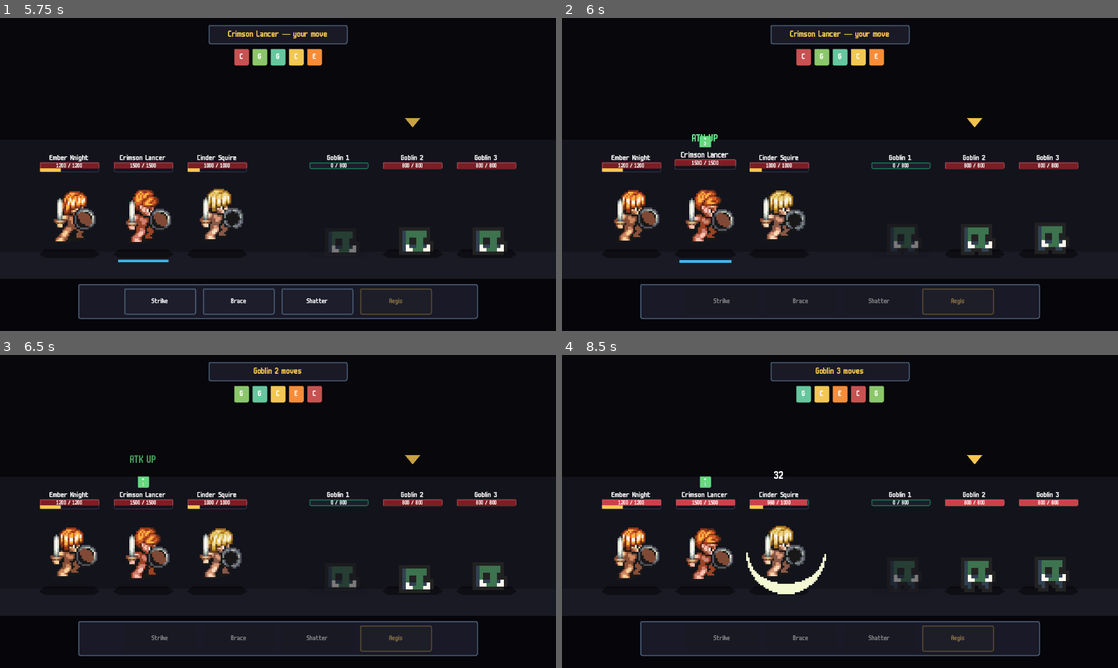
Above: before the commit, frames 1-4 (two rows, left to right).
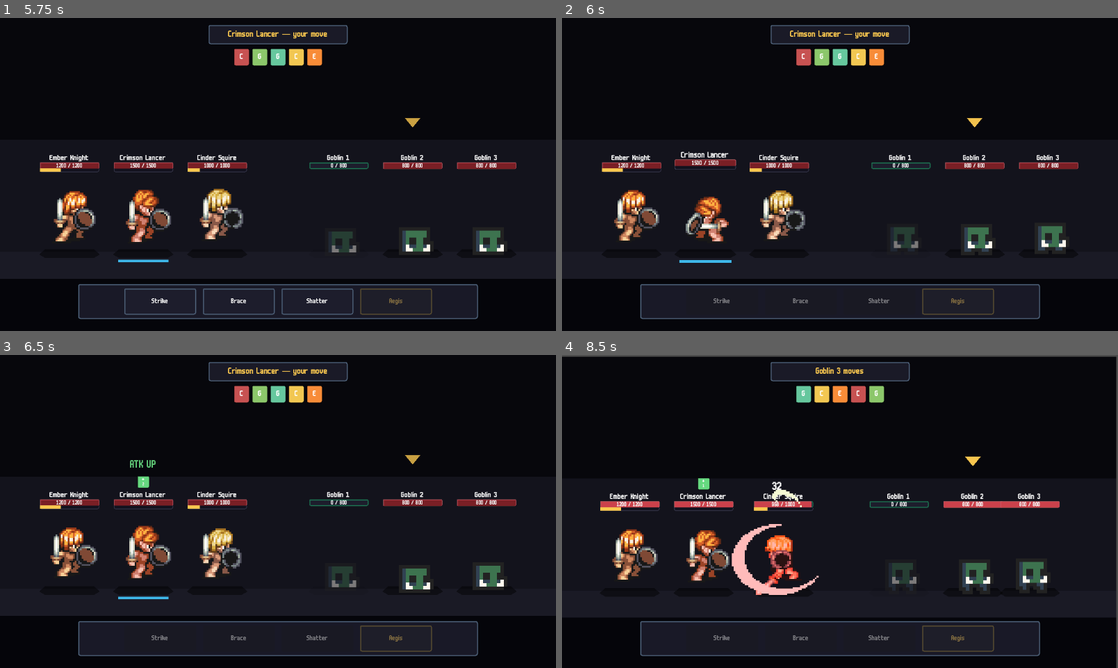
Above: after the commit, the same moments.

Repository: joppe2001/Vaelthorn
Game: Godot game, scene res://scenes/title/title.tscn
Same seed, same stepped clock (60 frames per second), same inputs: the game is played once before the commit and once after it.
Inputs (mouse positions are in pixels of both pictures, inside the frame that each line leads up to):
- Up to frame 1 (5.75 s): tap Enter at 0.5 s; move the mouse to (400, 158) at 0.52 s; click (400, 158) at 0.67 s; click "Enter Battle" at 1.25 s; click "Start Battle" at 2 s; click "Strike" at 2.75 s; move the mouse to (66, 205) at 3.52 s; click (66, 205) at 3.67 s; click "Flame Slash" at 4.25 s; move the mouse to (144, 205) at 5.02 s; click (144, 205) at 5.17 s
- Up to frame 2 (6 s): click "Brace" at 5.75 s
- Up to frame 3 (6.5 s): no input
- Up to frame 4 (8.5 s): move the mouse to (778, 542) at 6.52 s; click (778, 542) at 6.67 s; move the mouse to (901, 542) at 7.27 s; click (901, 542) at 7.42 s; move the mouse to (973, 542) at 8.02 s; click (973, 542) at 8.17 s

Frame 1 is identical in both runs. In frame 2, 1.0% of the frame differs, in the area x 22-31%, y 37-72%; in frame 3, 1.6%; in frame 4, 7.8%, in the area x 0-100%, y 0-100%.

Commit message:
feat: self-skills play a real defensive / channel pose (Phase 4d)
Brace, Aegis, and Mend used to just trigger a scale puff on the
caster. They now play actual Mana Seed body poses from pONE2:

  brace / aegis -> "brace" anim: east-facing crouch, head down,
                   shield raised in front of the face. Held 0.6s.
  mend          -> "cast"  anim: upright guard pose, shield up at
                   chest level. Held 0.6s. The green heal popup
                   still sells the heal, the pose just adds weight.

Each hero's SpriteFrames gets two new single-frame animations
sourced from row y=448 of armed_idle_sheet (cols 0 and 1, the
east-facing crouch and retreat sub-poses). unit.play_attack() now
treats an empty StringName as a no-op and only falls back to the
slash anim for offensive variants — defensive poses never silently
become a swing. _resolve_skill_self() looks up the pose via
SKILL_TO_BODY_ANIM and holds the stance for 0.30s before applying
the status / heal so the player sees the brace land.

Closes Phase 4c + 4d in TODO.md.

Diff:
--- a/data/spriteframes/cinder_squire_idle.tres
+++ b/data/spriteframes/cinder_squire_idle.tres
@@ -75,6 +75,14 @@
 [sub_resource type="AtlasTexture" id="AT_dead"]
 atlas = ExtResource("3_recovery")
 region = Rect2(448, 192, 64, 64)
+
+[sub_resource type="AtlasTexture" id="AT_brace"]
+atlas = ExtResource("1_armed")
+region = Rect2(0, 448, 64, 64)
+
+[sub_resource type="AtlasTexture" id="AT_cast"]
+atlas = ExtResource("1_armed")
+region = Rect2(64, 448, 64, 64)
 
 [resource]
 animations = [{
@@ -161,4 +169,20 @@
 "loop": false,
 "name": &"dead",
 "speed": 1.0
+}, {
+"frames": [{
+"duration": 0.6,
+"texture": SubResource("AT_brace")
+}],
+"loop": false,
+"name": &"brace",
+"speed": 1.0
+}, {
+"frames": [{
+"duration": 0.6,
+"texture": SubResource("AT_cast")
+}],
+"loop": false,
+"name": &"cast",
+"speed": 1.0
 }]
--- a/data/spriteframes/crimson_lancer_idle.tres
+++ b/data/spriteframes/crimson_lancer_idle.tres
@@ -75,6 +75,14 @@
 [sub_resource type="AtlasTexture" id="AT_dead"]
 atlas = ExtResource("3_recovery")
 region = Rect2(448, 192, 64, 64)
+
+[sub_resource type="AtlasTexture" id="AT_brace"]
+atlas = ExtResource("1_armed")
+region = Rect2(0, 448, 64, 64)
+
+[sub_resource type="AtlasTexture" id="AT_cast"]
+atlas = ExtResource("1_armed")
+region = Rect2(64, 448, 64, 64)
 
 [resource]
 animations = [{
@@ -161,4 +169,20 @@
 "loop": false,
 "name": &"dead",
 "speed": 1.0
+}, {
+"frames": [{
+"duration": 0.6,
+"texture": SubResource("AT_brace")
+}],
+"loop": false,
+"name": &"brace",
+"speed": 1.0
+}, {
+"frames": [{
+"duration": 0.6,
+"texture": SubResource("AT_cast")
+}],
+"loop": false,
+"name": &"cast",
+"speed": 1.0
 }]
--- a/data/spriteframes/ember_knight_idle.tres
+++ b/data/spriteframes/ember_knight_idle.tres
@@ -75,6 +75,14 @@
 [sub_resource type="AtlasTexture" id="AT_dead"]
 atlas = ExtResource("3_recovery")
 region = Rect2(448, 192, 64, 64)
+
+[sub_resource type="AtlasTexture" id="AT_brace"]
+atlas = ExtResource("1_armed")
+region = Rect2(0, 448, 64, 64)
+
+[sub_resource type="AtlasTexture" id="AT_cast"]
+atlas = ExtResource("1_armed")
+region = Rect2(64, 448, 64, 64)
 
 [resource]
 animations = [{
@@ -161,4 +169,20 @@
 "loop": false,
 "name": &"dead",
 "speed": 1.0
+}, {
+"frames": [{
+"duration": 0.6,
+"texture": SubResource("AT_brace")
+}],
+"loop": false,
+"name": &"brace",
+"speed": 1.0
+}, {
+"frames": [{
+"duration": 0.6,
+"texture": SubResource("AT_cast")
+}],
+"loop": false,
+"name": &"cast",
+"speed": 1.0
 }]
--- a/data/spriteframes/grove_priestess_idle.tres
+++ b/data/spriteframes/grove_priestess_idle.tres
@@ -75,6 +75,14 @@
 [sub_resource type="AtlasTexture" id="AT_dead"]
 atlas = ExtResource("3_recovery")
 region = Rect2(448, 192, 64, 64)
+
+[sub_resource type="AtlasTexture" id="AT_brace"]
+atlas = ExtResource("1_armed")
+region = Rect2(0, 448, 64, 64)
+
+[sub_resource type="AtlasTexture" id="AT_cast"]
+atlas = ExtResource("1_armed")
+region = Rect2(64, 448, 64, 64)
 
 [resource]
 animations = [{
@@ -161,4 +169,20 @@
 "loop": false,
 "name": &"dead",
 "speed": 1.0
+}, {
+"frames": [{
+"duration": 0.6,
+"texture": SubResource("AT_brace")
+}],
+"loop": false,
+"name": &"brace",
+"speed": 1.0
+}, {
+"frames": [{
+"duration": 0.6,
+"texture": SubResource("AT_cast")
+}],
+"loop": false,
+"name": &"cast",
+"speed": 1.0
 }]
--- a/data/spriteframes/stormarcher_idle.tres
+++ b/data/spriteframes/stormarcher_idle.tres
@@ -75,6 +75,14 @@
 [sub_resource type="AtlasTexture" id="AT_dead"]
 atlas = ExtResource("3_recovery")
 region = Rect2(448, 192, 64, 64)
+
+[sub_resource type="AtlasTexture" id="AT_brace"]
+atlas = ExtResource("1_armed")
+region = Rect2(0, 448, 64, 64)
+
+[sub_resource type="AtlasTexture" id="AT_cast"]
+atlas = ExtResource("1_armed")
+region = Rect2(64, 448, 64, 64)
 
 [resource]
 animations = [{
@@ -161,4 +169,20 @@
 "loop": false,
 "name": &"dead",
 "speed": 1.0
+}, {
+"frames": [{
+"duration": 0.6,
+"texture": SubResource("AT_brace")
+}],
+"loop": false,
+"name": &"brace",
+"speed": 1.0
+}, {
+"frames": [{
+"duration": 0.6,
+"texture": SubResource("AT_cast")
+}],
+"loop": false,
+"name": &"cast",
+"speed": 1.0
 }]
--- a/data/spriteframes/tideguard_idle.tres
+++ b/data/spriteframes/tideguard_idle.tres
@@ -75,6 +75,14 @@
 [sub_resource type="AtlasTexture" id="AT_dead"]
 atlas = ExtResource("3_recovery")
 region = Rect2(448, 192, 64, 64)
+
+[sub_resource type="AtlasTexture" id="AT_brace"]
+atlas = ExtResource("1_armed")
+region = Rect2(0, 448, 64, 64)
+
+[sub_resource type="AtlasTexture" id="AT_cast"]
+atlas = ExtResource("1_armed")
+region = Rect2(64, 448, 64, 64)
 
 [resource]
 animations = [{
@@ -161,4 +169,20 @@
 "loop": false,
 "name": &"dead",
 "speed": 1.0
+}, {
+"frames": [{
+"duration": 0.6,
+"texture": SubResource("AT_brace")
+}],
+"loop": false,
+"name": &"brace",
+"speed": 1.0
+}, {
+"frames": [{
+"duration": 0.6,
+"texture": SubResource("AT_cast")
+}],
+"loop": false,
+"name": &"cast",
+"speed": 1.0
 }]
--- a/scenes/battle/battle.gd
+++ b/scenes/battle/battle.gd
@@ -46,9 +46,14 @@
 	"mend":           &"",
 }
 
-# Per-skill BODY animation (Mana Seed pONE3 attack types).
-# "attack" plays the slash 1 row, "slash2" plays slash 2, "thrust" plays
-# the forward jab. Empty string => no body anim (SELF skills).
+# Per-skill BODY animation. Maps a skill id to a named animation in the
+# hero's SpriteFrames.
+#   "attack" — slash 1 (default basic attack)
+#   "slash2" — wider/heavier swing
+#   "thrust" — forward jab
+#   "brace"  — east-facing crouch w/ shield up (defensive buffs)
+#   "cast"   — upright guard pose (channeling heal / support)
+#   ""       — no body anim (use scale puff only)
 const SKILL_TO_BODY_ANIM := {
 	"basic_attack":   &"attack",
 	"flame_slash":    &"slash2",
@@ -56,9 +61,9 @@
 	"pyre_breaker":   &"slash2",
 	"crimson_blitz":  &"thrust",
 	"enemy_basic":    &"attack",
-	"brace":          &"",
-	"aegis":          &"",
-	"mend":           &"",
+	"brace":          &"brace",
+	"aegis":          &"brace",
+	"mend":           &"cast",
 }
 
 # Slight color shifts so identical-data slimes are visually distinct.
@@ -493,10 +498,16 @@
 func _resolve_skill_self(skill: SkillData, hero_idx: int) -> void:
 	var hero_unit: Node2D = _hero_units[hero_idx]
 	var hero_stats: Dictionary = _heroes_stats[hero_idx]
+	# Body pose (crouch for Brace/Aegis, guard-up for Mend). play_attack
+	# is a no-op for &"" and the animation auto-returns to idle when done.
+	var body_anim: StringName = SKILL_TO_BODY_ANIM.get(skill.id, &"")
+	hero_unit.play_attack(body_anim)
 	var puff := create_tween()
 	puff.tween_property(hero_unit, "scale", Vector2(1.06, 1.06), 0.10)
 	puff.tween_property(hero_unit, "scale", Vector2(1.0, 1.0), 0.18)
-	await get_tree().create_timer(0.15).timeout
+	# Hold the pose a beat before applying the effect so the brace / cast
+	# stance is clearly visible before the status icon / heal popup lands.
+	await get_tree().create_timer(0.30).timeout
 	var attacker_eff := _effective_stats(hero_stats, hero_unit.statuses)
 	var target_eff := _effective_stats(hero_stats, hero_unit.statuses)
 	await _resolve_skill(skill, attacker_eff, target_eff, _hero_id(hero_idx), _hero_id(hero_idx), hero_unit, hero_idx, true)
--- a/scenes/battle/unit.gd
+++ b/scenes/battle/unit.gd
@@ -85,20 +85,31 @@
 		_anim_sprite.play(&"idle")
 
 
-## Play an attack body animation. Non-blocking — animation_finished
-## brings the sprite back to idle automatically.
+## Play a one-shot body animation, then auto-return to idle via the
+## animation_finished hook. Non-blocking.
 ##
-## Default variant is "attack" (slash 1). Other variants currently shipped:
+## Currently shipped variants:
+##   "attack" — slash 1 (default for offensive skills)
 ##   "slash2" — wider/heavier swing
-##   "thrust" — forward jab (sword extends straight rather than swung)
-## Falls back to "attack" if the requested variant isn't in the SpriteFrames.
+##   "thrust" — forward jab
+##   "brace"  — east-facing crouch w/ shield up (Brace / Aegis)
+##   "cast"   — upright guard pose (Mend channel)
+##
+## Empty StringName => no-op (caller signalled "no body anim for this skill").
+## A missing offensive variant (slash2/thrust) falls back to "attack" so a
+## broken data wire still reads as a hit. Defensive poses (brace/cast) just
+## no-op when missing — we never want a heal silently becoming a slash.
 ## No-op for units without an AnimatedSprite2D (slimes/goblins).
 func play_attack(variant: StringName = &"attack") -> void:
+	if variant == &"": return
 	if not _using_anim_sprite: return
 	if _anim_sprite == null or _anim_sprite.sprite_frames == null: return
 	var anim: StringName = variant
 	if not _anim_sprite.sprite_frames.has_animation(anim):
-		anim = &"attack"
+		if variant in [&"slash2", &"thrust"]:
+			anim = &"attack"
+		else:
+			return
 	if not _anim_sprite.sprite_frames.has_animation(anim):
 		return
 	_anim_sprite.play(anim)
Not shown: 1 places in data/spriteframes/cinder_squire_idle.tres that only renumber resources
Not shown: 1 places in data/spriteframes/crimson_lancer_idle.tres that only renumber resources
Not shown: 1 places in data/spriteframes/ember_knight_idle.tres that only renumber resources
Not shown: 1 places in data/spriteframes/grove_priestess_idle.tres that only renumber resources
Not shown: 1 places in data/spriteframes/stormarcher_idle.tres that only renumber resources
Not shown: 1 places in data/spriteframes/tideguard_idle.tres that only renumber resources
Not shown, changed: TODO.md
